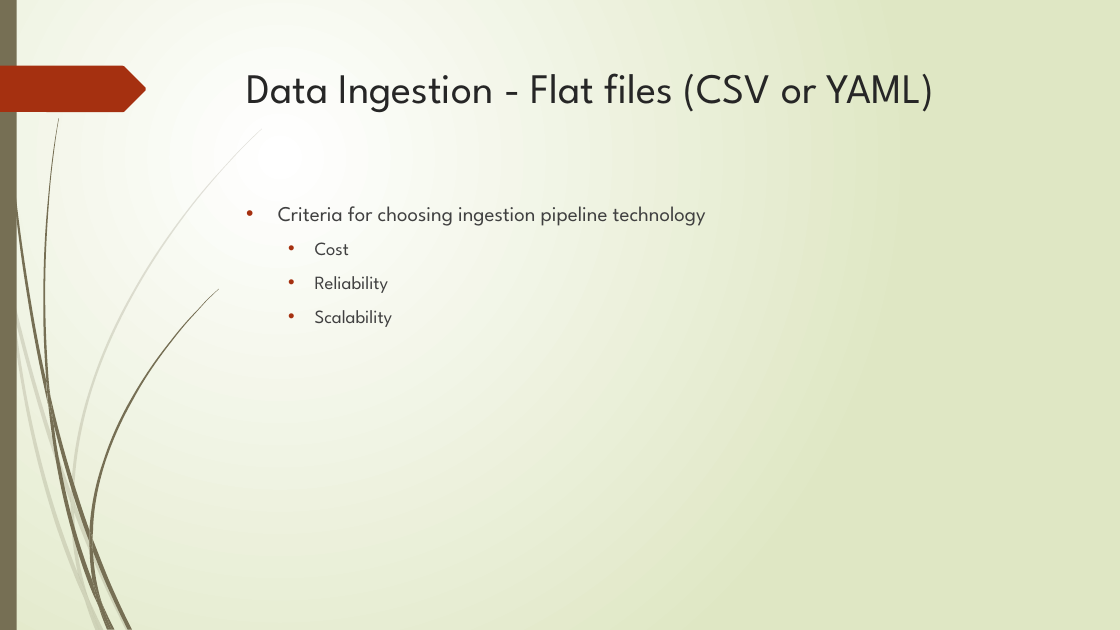
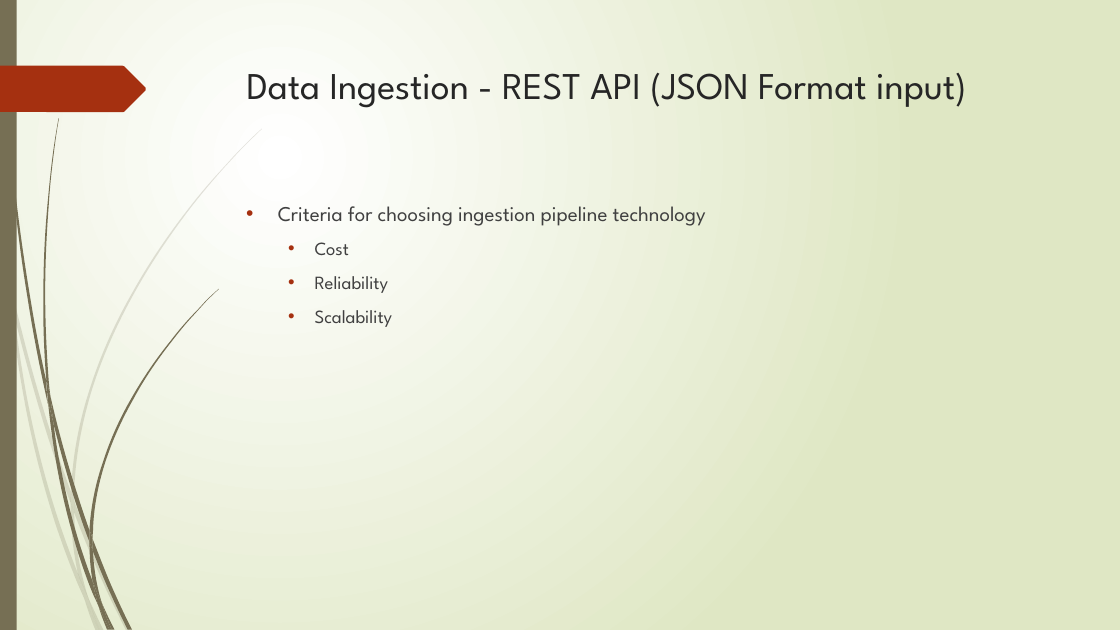
Before and after one commit to gabrielchanyk/food_insights_data_engineering, a slide deck: slide 21 of InsightEats Case Study.pptx (slide 20 before the commit). Drawn at 1120x630 pixels with LibreOffice and Linux fonts; fonts in the diff are those of the drawing. Boxes give left, top, right and bottom in pixels: in the first picture for what was removed or moved away, otherwise in the second. Text is boxed around its words. In the diff, an @@ line names an element or a change of style, - is before the commit and + after.

```diff
--- a/InsightEats Case Study.pptx
+++ b/InsightEats Case Study.pptx
@@ title at (247,73,967,108): text changed; size 36 to 32.4 pt @@
-Data Ingestion - Flat files (CSV or YAML)
+Data Ingestion - REST API (JSON Format input)
```
Also in this commit, not shown: 8 other slides changed, 1 slide added, 2 slides removed, 7 other files.
